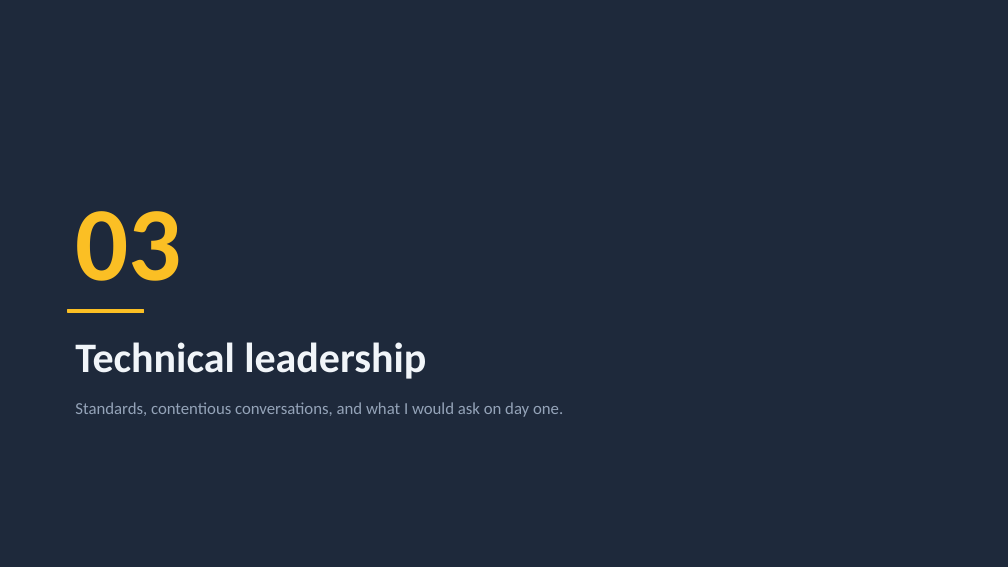
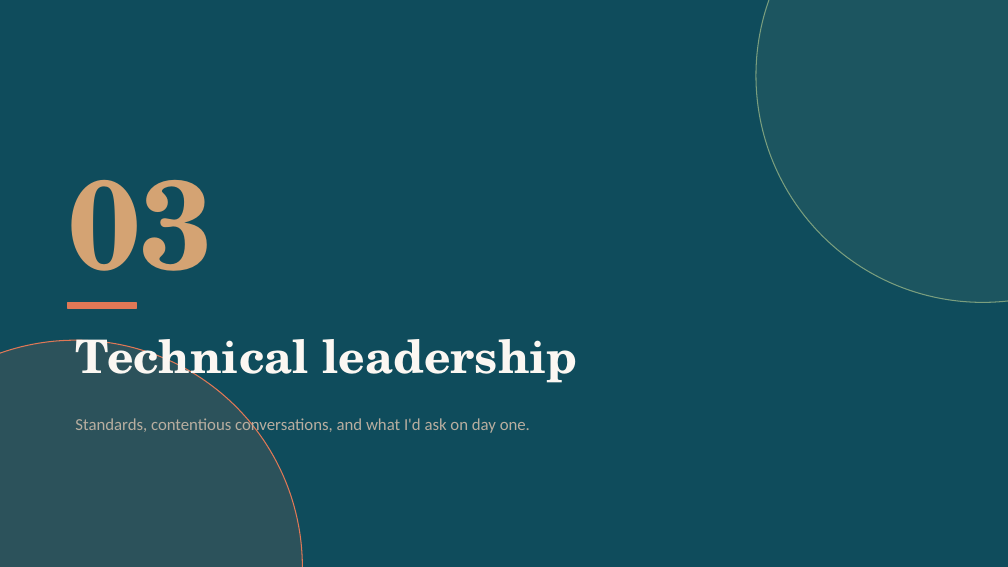
Before and after one commit to c31labs/global360assignement, a slide deck: slide 13 of docs/presentation/TaskFlow.pptx. Drawn at 1008x567 pixels with LibreOffice and Linux fonts; fonts in the diff are those of the drawing. Boxes give left, top, right and bottom in pixels: in the first picture for what was removed or moved away, otherwise in the second. Text is boxed around its words. In the diff, an @@ line names an element or a change of style, - is before the commit and + after.

```diff
--- a/docs/presentation/TaskFlow.pptx
+++ b/docs/presentation/TaskFlow.pptx
@@ background #1E293B to #0F4C5C @@
@@ ellipse added at (x1=756, y1=0, x2=1008, y2=302), fill #7A9E7E at 12% opacity, outline #7A9E7E 1 pt @@
@@ text "03" moved from (x1=75, y1=211, x2=181, y2=281) to (x1=68, y1=180, x2=213, y2=309) @@
@@ text "03" at (x1=68, y1=180, x2=213, y2=309): size 100 to 120 pt, font Calibri to TeX Gyre Schola, text colour #FBBF24 to #D4A373 @@
@@ text "Technical leadership" at (x1=75, y1=339, x2=577, y2=389): size 40 to 44 pt, font Calibri to TeX Gyre Schola, text colour #F1F5F9 to #FBF7F2 @@
@@ rectangle resized from (x1=68, y1=310, x2=144, y2=313) to (x1=68, y1=302, x2=136, y2=309) @@
@@ rectangle at (x1=68, y1=302, x2=136, y2=309): fill #FBBF24 to #E07856; outline #FBBF24 1 pt to #E07856 1 pt @@
@@ ellipse added at (x1=0, y1=340, x2=302, y2=567), fill #E07856 at 14% opacity, outline #E07856 1 pt @@
@@ text at (x1=75, y1=416, x2=530, y2=434): text changed; text colour #94A3B8 to #B8AEA0 @@
-Standards, contentious conversations, and what I would ask on day one.
+Standards, contentious conversations, and what I'd ask on day one.
```
Also in this commit, not shown: 18 other slides changed, 7 other files.
